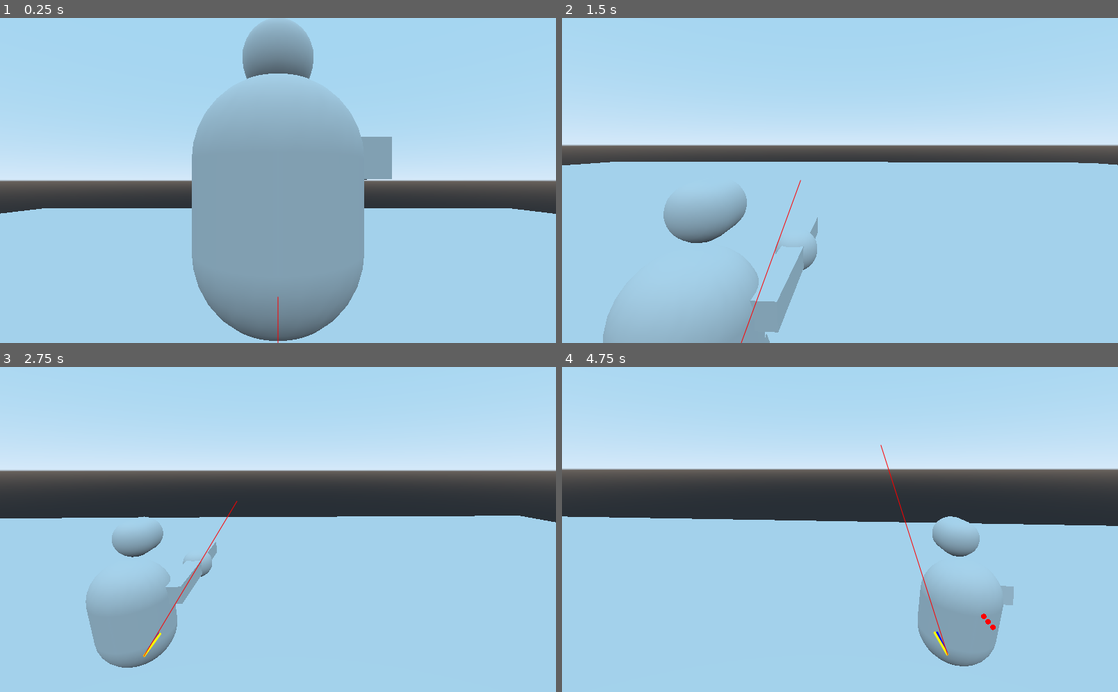
Above: before the commit, frames 1-4 (two rows, left to right).
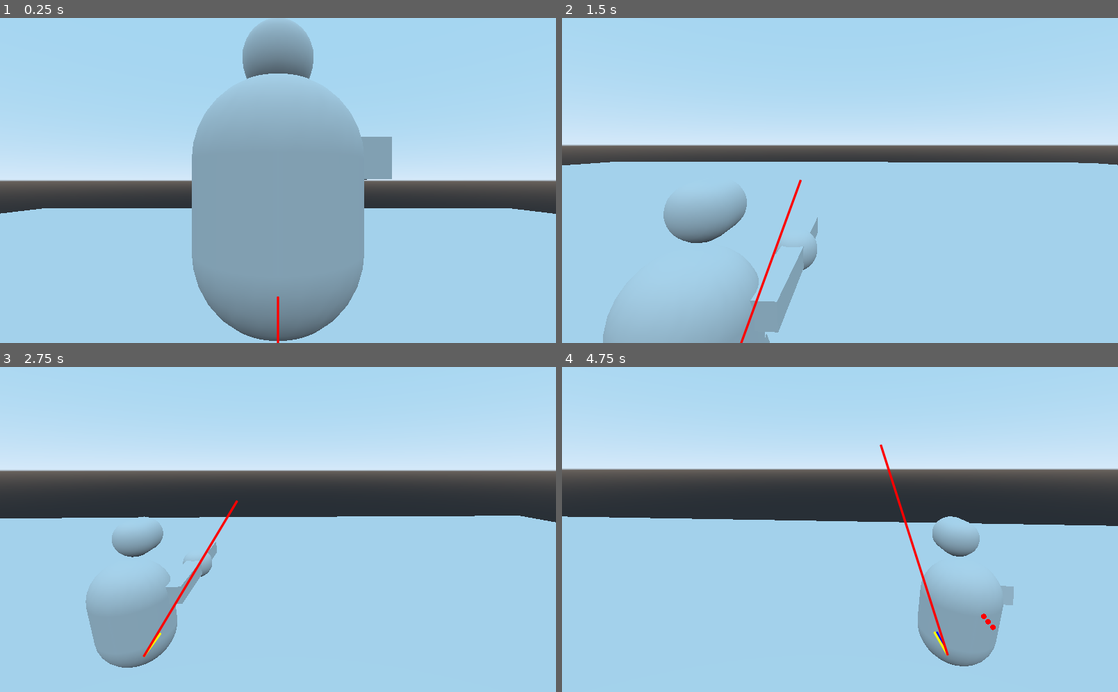
Above: after the commit, the same moments.

Repository: manglemix/PGBR
Game: Godot game, scene res://DebugBattlefield.tscn
The game is run twice, just before and just after one commit, with the same random seed, the same clock (stepped at 60 frames per second) and the same inputs.
Inputs (mouse positions are in pixels of both pictures, inside the frame that each line leads up to):
- Up to frame 1 (0.25 s): no input
- Up to frame 2 (1.5 s): move the mouse to (867, 180) at 0.52 s; hold W (forward) from 0.53 s (still down); right-click (867, 180) at 0.6 s; tap Space (jump) at 0.77 s; move the mouse to (812, 180) at 1.27 s; tap X (change viewpoint) at 1.35 s
- Up to frame 3 (2.75 s): keep holding W (forward); tap Space (jump) at 1.52 s; move the mouse to (289, 523) at 2.02 s; hold Shift (crouch) from 2.03 s (still down)
- Up to frame 4 (4.75 s): keep holding W (forward); move the mouse to (834, 536) at 2.77 s; release Shift (crouch) at 2.78 s; click (834, 536) at 2.85 s; tap Space (jump) at 3.02, 3.77, 4.52 s; move the mouse to (878, 532) at 3.52 s; right-click (878, 532) at 3.6 s; move the mouse to (795, 526) at 4.27 s; tap X (change viewpoint) at 4.35 s

The runs differ from the first frame. In frame 1, less than 0.1% of the frame differs, in the area x 49-51%, y 85-100%; in frame 2, 0.3%; in frame 3, 0.3%; in frame 4, 0.3%, in the area x 57-70%, y 23-89%.

Commit message:
Changed draw_points to draw_points_from_origin

Diff:
--- a/PGBR_Project1/BaseScripts/BasePerson.gd
+++ b/PGBR_Project1/BaseScripts/BasePerson.gd
@@ -157,4 +157,4 @@
 
 	linear_velocity = move_and_slide(linear_velocity, Vector3.UP)
 	movement_vector *= 0.0
-	Debug.draw_points([global_transform.origin, global_transform.origin + linear_velocity], Color.red)
+	Debug.draw_points_from_origin([global_transform.origin, linear_velocity], Color.red, 3)
